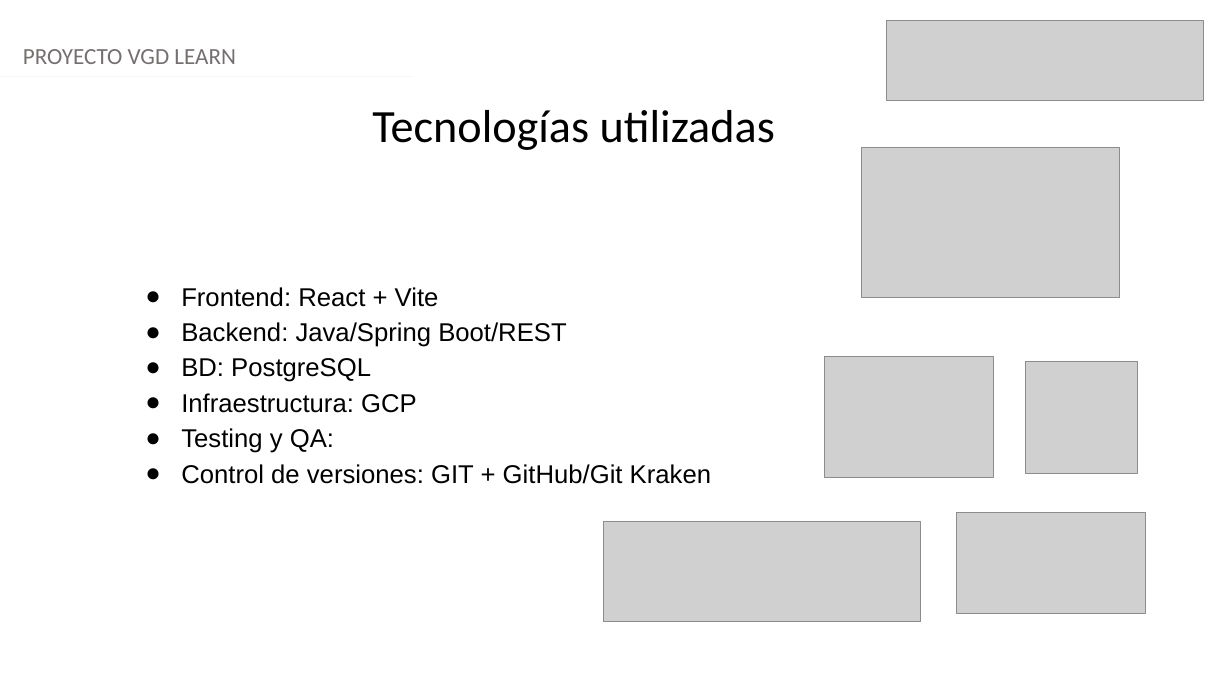
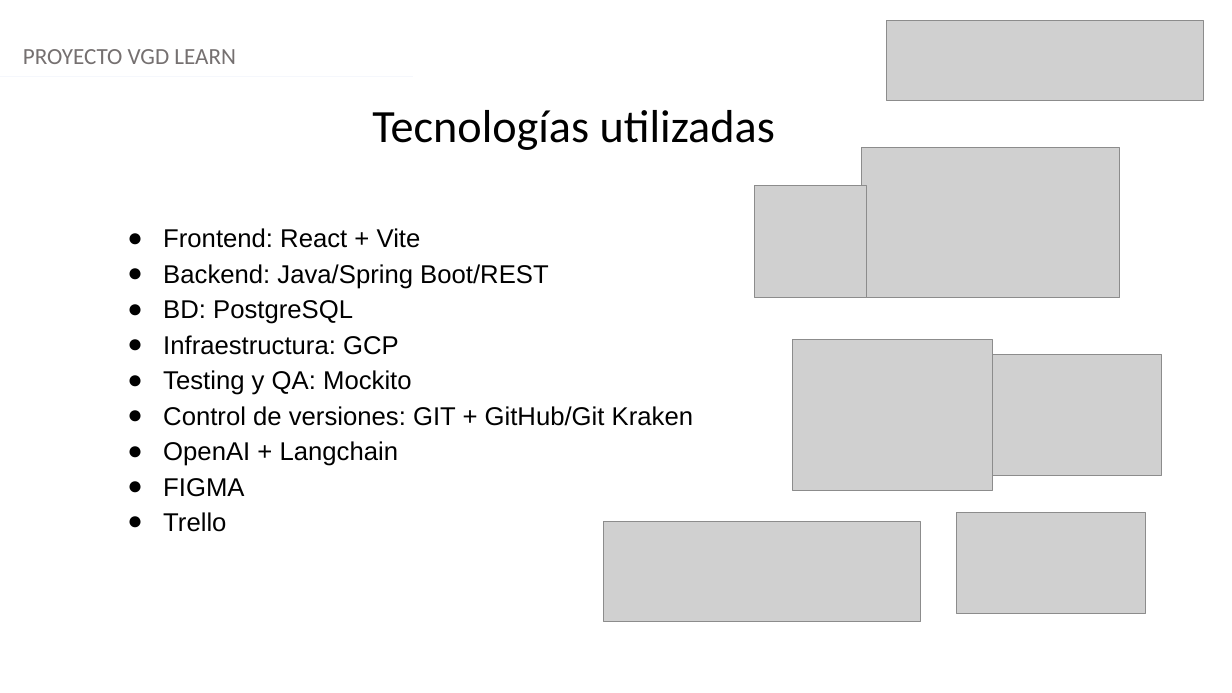
Before and after one commit to Viktorr2416/Proyecto-APT, a slide deck: slide 10 of Fase 2/Evidencias_Proyecto/Presentación proyecto.pptx. Drawn at 1232x693 pixels with LibreOffice and Linux fonts; fonts in the diff are those of the drawing; grey boxes stand for pictures. Boxes give left, top, right and bottom in pixels: in the first picture for what was removed or moved away, otherwise in the second. Text is boxed around its words. In the diff, an @@ line names an element or a change of style, - is before the commit and + after.

```diff
--- a/Fase 2/Evidencias_Proyecto/Presentación proyecto.pptx
+++ b/Fase 2/Evidencias_Proyecto/Presentación proyecto.pptx
@@ text "Frontend: React + Vite": place and size @@
-text "Frontend: React + Vite" at (181, 287, 711, 484)
+text "Frontend: React + Vite" at (163, 228, 693, 532)
@@ picture added at (755, 186, 867, 298) @@
@@ picture added at (793, 340, 994, 491) @@
@@ picture: place and size @@
-picture at (824, 357, 994, 477)
+picture at (994, 355, 1163, 475)
@@ text at (163, 370, 412, 395): text changed @@
-● Testing y QA:
+● Testing y QA: Mockito
@@ picture removed at (1026, 361, 1138, 473) @@
@@ text at (163, 441, 399, 532): paragraphs added @@
+● OpenAI + Langchain
+● FIGMA
+● Trello
```
Also in this commit, not shown: 9 other slides changed, 1 slide added, 4 slides removed.
